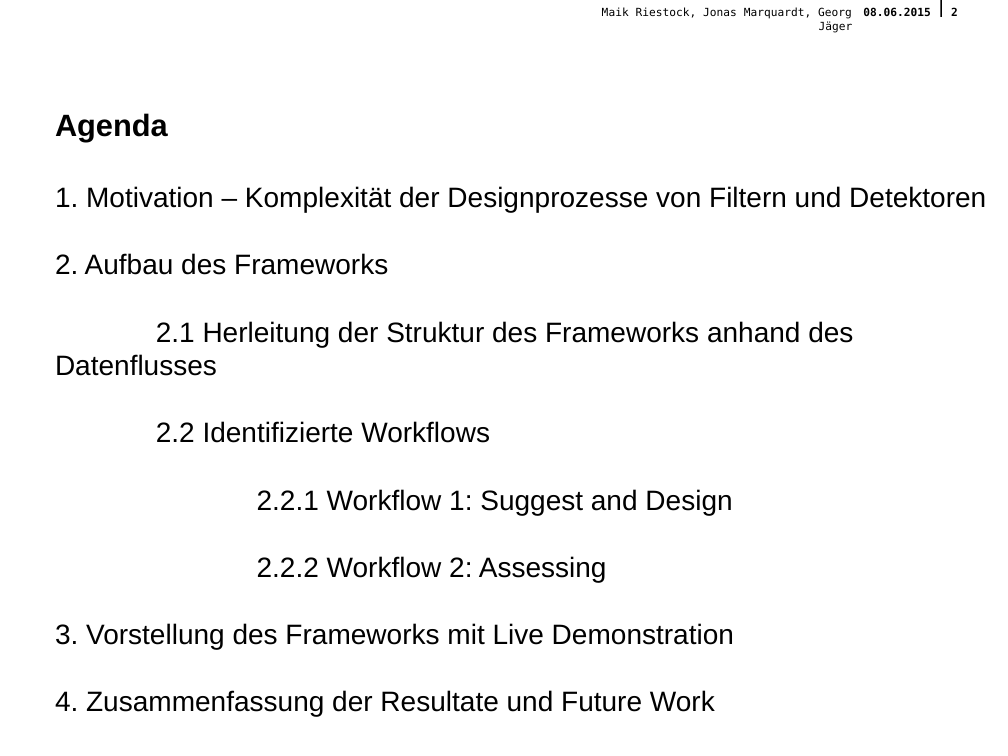
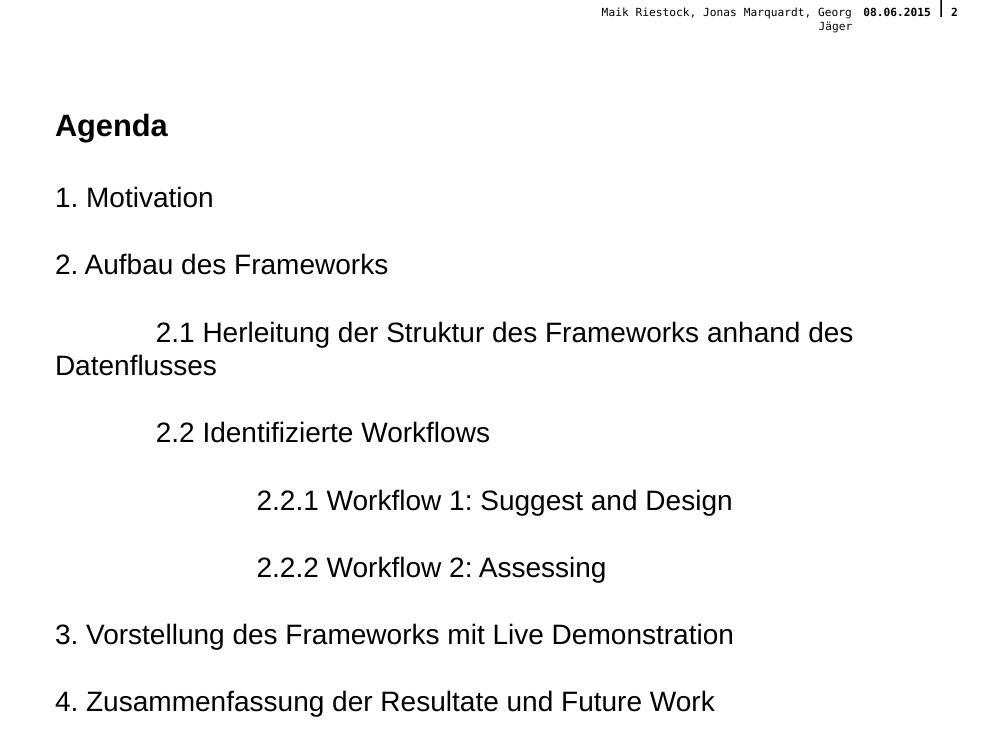
Before and after one commit to querquer/faultframework, a slide deck: slide 2 of Presentation/FinalePraesentationFramework.odp. Drawn at 1008x756 pixels with LibreOffice and Linux fonts; fonts in the diff are those of the drawing; background and template pictures are left out. Boxes give left, top, right and bottom in pixels: in the first picture for what was removed or moved away, otherwise in the second. Text is boxed around its words. In the diff, an @@ line names an element or a change of style, - is before the commit and + after.

Commit message:
changed agenda

```diff
--- a/Presentation/FinalePraesentationFramework.odp
+++ b/Presentation/FinalePraesentationFramework.odp
@@ text at [55,186,214,208]: text changed @@
-1. Motivation – Komplexität der Designprozesse von Filtern und Detektoren
+1. Motivation
```
